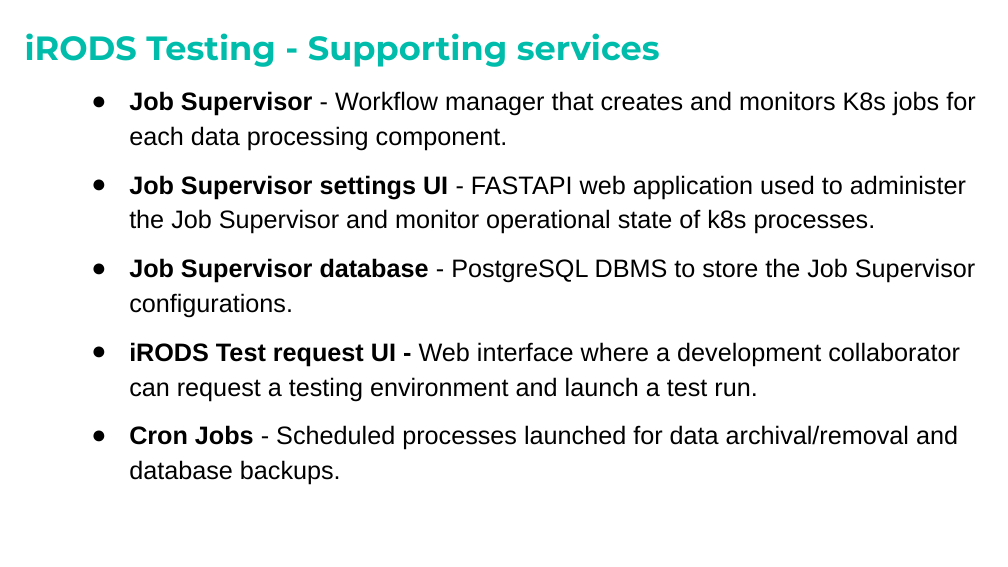
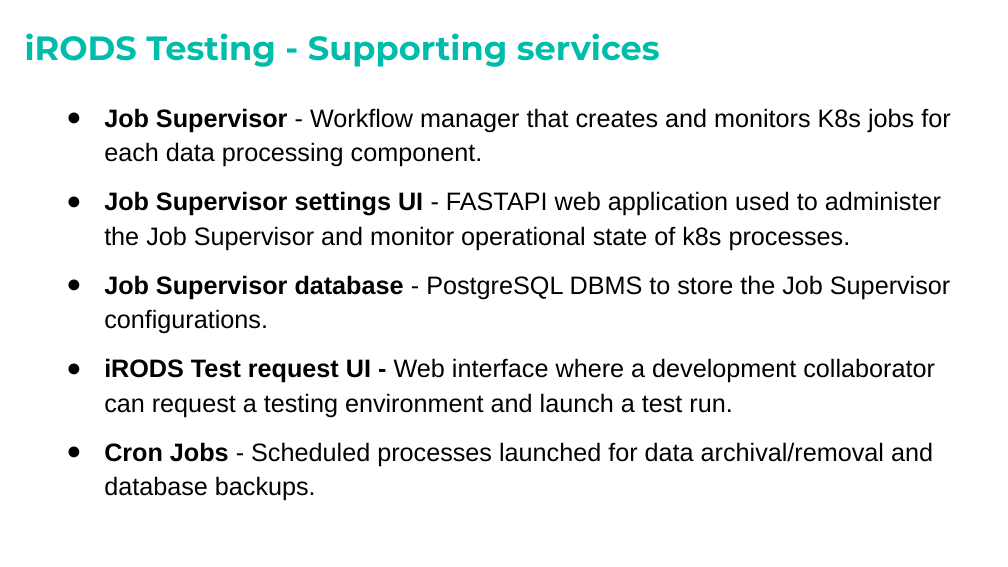
Before and after one commit to irods/irods_k8s, a slide deck: slide 8 of Docs/iRODS SuperV presentation.pptx (slide 7 before the commit). Drawn at 1008x567 pixels with LibreOffice and Linux fonts; fonts in the diff are those of the drawing; background and template pictures are left out. Boxes give left, top, right and bottom in pixels: in the first picture for what was removed or moved away, otherwise in the second. Text is boxed around its words. In the diff, an @@ line names an element or a change of style, - is before the commit and + after.

```diff
--- a/Docs/iRODS SuperV presentation.pptx
+++ b/Docs/iRODS SuperV presentation.pptx
@@ text "Job Supervisor - Workflow manager ...": place and size @@
-text "Job Supervisor - Workflow manager ..." at <box>129,91,975,485</box>
+text "Job Supervisor - Workflow manager ..." at <box>104,108,950,501</box>
```
Also in this commit, not shown: 9 other slides changed, 1 slide added, 1 other file.
